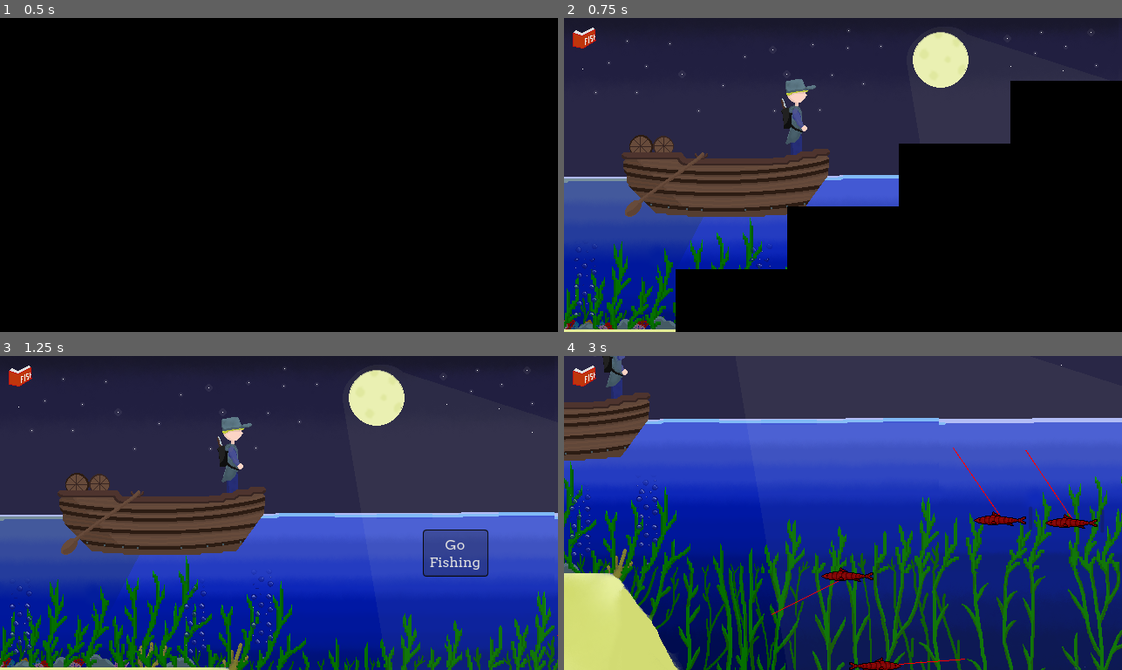
Above: before the commit, frames 1-4 (two rows, left to right).
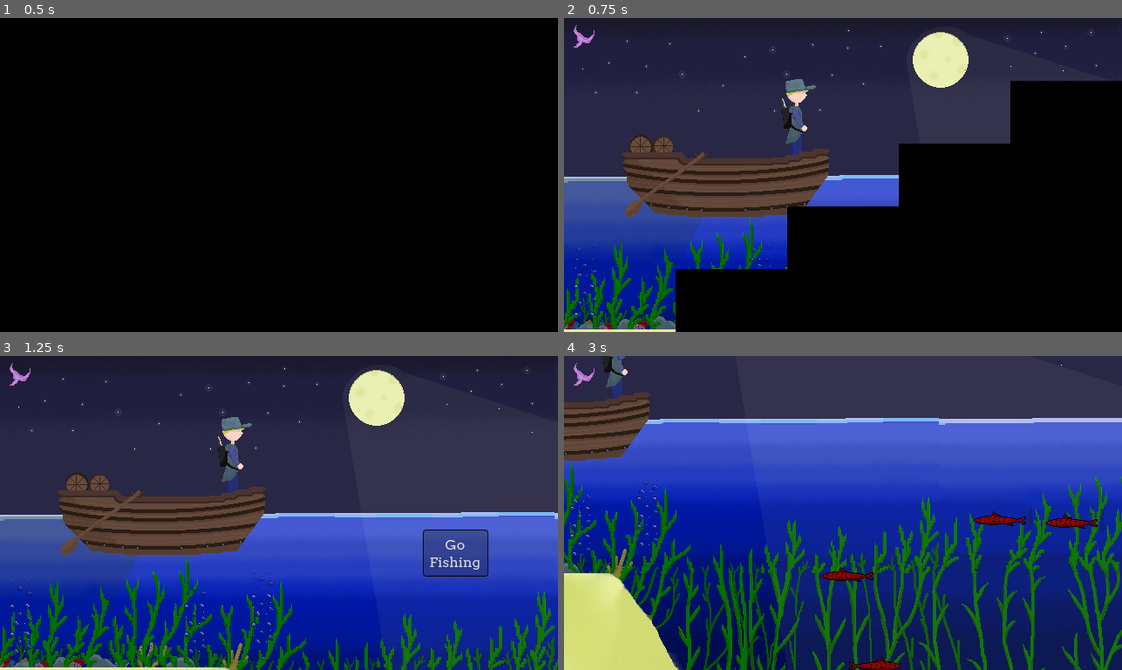
Above: after the commit, the same moments.

Repository: Timeo21/OGJ-8
Game: Godot game, scene res://scenes/tester.tscn
The game is run twice, just before and just after one commit, with the same random seed, the same clock (stepped at 60 frames per second) and the same inputs. This scene is started directly instead of the project's main scene. Sound files missing from this copy of the repository are replaced by a short silence.
Inputs:
- Up to frame 1 (0.5 s): no input
- Up to frame 2 (0.75 s): hold D (right) from 0.53 s (still down)
- Up to frame 3 (1.25 s): keep holding D (right)
- Up to frame 4 (3 s): release D (right) at 1.25 s; click "Go Fishing" at 1.25 s; hold D (right) from 2.78 s (still down)

Frame 1 is identical in both runs. In frame 2, 0.2% of the frame differs, in the area x 1-6%, y 2-10%; in frame 3, 0.2%; in frame 4, 0.4%, in the area x 1-92%, y 2-99%.

Commit message:
tp implemented

Diff:
--- a/ressources/level_list.tres
+++ b/ressources/level_list.tres
@@ -9,4 +9,3 @@
 [resource]
 script = ExtResource("1_s4co1")
 levels = Array[PackedScene]([ExtResource("1_m77j1"), ExtResource("2_81ipp"), ExtResource("3_maxjk"), ExtResource("4_v12nb")])
-metadata/_custom_type_script = "uid://dbdlfiyeosvxh"
--- a/scenes/tester.tscn
+++ b/scenes/tester.tscn
@@ -8,7 +8,7 @@
 
 [node name="Tester" type="Node" unique_id=90102652 node_paths=PackedStringArray("buy_panel", "summary_panel")]
 script = ExtResource("1_mnnv6")
-test_number = 7
+test_number = 8
 buy_panel = NodePath("Control/BuyPanel")
 summary_panel = NodePath("Control/DaySummaryPanel")
 
--- a/scripts/cursor.gd
+++ b/scripts/cursor.gd
@@ -6,7 +6,13 @@
 var top_left_pos: Vector2
 var bot_right_pos: Vector2
 
+var closest_position = Vector2.DOWN *100000
+var lowest_dist =100000.0
+var time_spent =0
+
+
 @onready var collision_shape: CollisionShape2D = $CollisionShape2D
+@onready var dir: Directory = get_tree().get_root().get_node("Main/Directory")
 
 @export var decel: float = 200
 @export var boost_mash: float = 200
@@ -18,7 +24,10 @@
 @export var mode: Mode = Mode.KEEP
 @export var border_offset: float = 0
 
+
+
 func _ready() -> void:
+
 	var marker: Marker2D = %TopLeftMarker
 	top_left_pos = marker.position
 	marker = %BotRightMarker
@@ -53,9 +62,27 @@
 	position.y = clamp(position.y, top_left_pos.y + collision_shape.shape.get_rect().size.y/2,bot_right_pos.y - collision_shape.shape.get_rect().size.y/2)
 
 	# so that speed at botom is 0
-	speed = (position - prev_pos) / delta
+	if ((position - prev_pos) / delta < Vector2(max_speed,max_speed)):
+		speed = (position - prev_pos) / delta
+
+	time_spent +=delta
+	if (time_spent >= 5):
+		tp_to_closest()
+		time_spent =0
 
 func get_max_speed() -> float:
 	if GameState.isItemOwned(Utils.ItemId.FAST):
 		return fast_multiplier*base_max_speed
 	return base_max_speed
+
+func tp_to_closest() -> void:
+	if GameState.isItemOwned(Utils.ItemId.TP):
+		for fishes in dir.fishes:
+			if position.distance_to(fishes.position) < lowest_dist:
+				closest_position = fishes.position
+				lowest_dist =position.distance_to(fishes.position)
+		position = closest_position
+		speed = Vector2.ZERO
+		closest_position = Vector2.DOWN *100000
+		lowest_dist = 1000000.0
+	pass
--- a/scripts/fish.gd
+++ b/scripts/fish.gd
@@ -3,6 +3,7 @@
 @onready var area: Area2D = $Area2D
 @onready var bar: ProgressBar = $ProgressBar
 @onready var collision_shape: CollisionShape2D = $Area2D/CollisionShape2D
+@onready var director: Directory = get_tree().get_root().get_node("Main/Directory")
 
 var top_left_pos: Vector2
 var bot_right_pos: Vector2
@@ -53,5 +54,7 @@
 func capture() -> void:
 	print("fish emitting capture")
 	SignalBus.fish_caugth.emit(fish_type)
+	director.fishes.erase(self)
 	queue_free()
+
 	pass
--- a/scripts/tester.gd
+++ b/scripts/tester.gd
@@ -57,3 +57,10 @@
 		var i: int = GameState.item_pool.find(Utils.ItemId.PREDICTION)
 		GameState.item_pool.remove_at(i)
 		TransitionPlayer.change_scene("res://scenes/main.tscn")
+
+	if test_number == 8:
+		randomize()
+		GameState.owned_items.push_back(Utils.ItemId.TP)
+		var i: int = GameState.item_pool.find(Utils.ItemId.TP)
+		GameState.item_pool.remove_at(i)
+		TransitionPlayer.change_scene("res://scenes/main.tscn")
Not shown: 1 places in ressources/level_list.tres that only renumber resources
